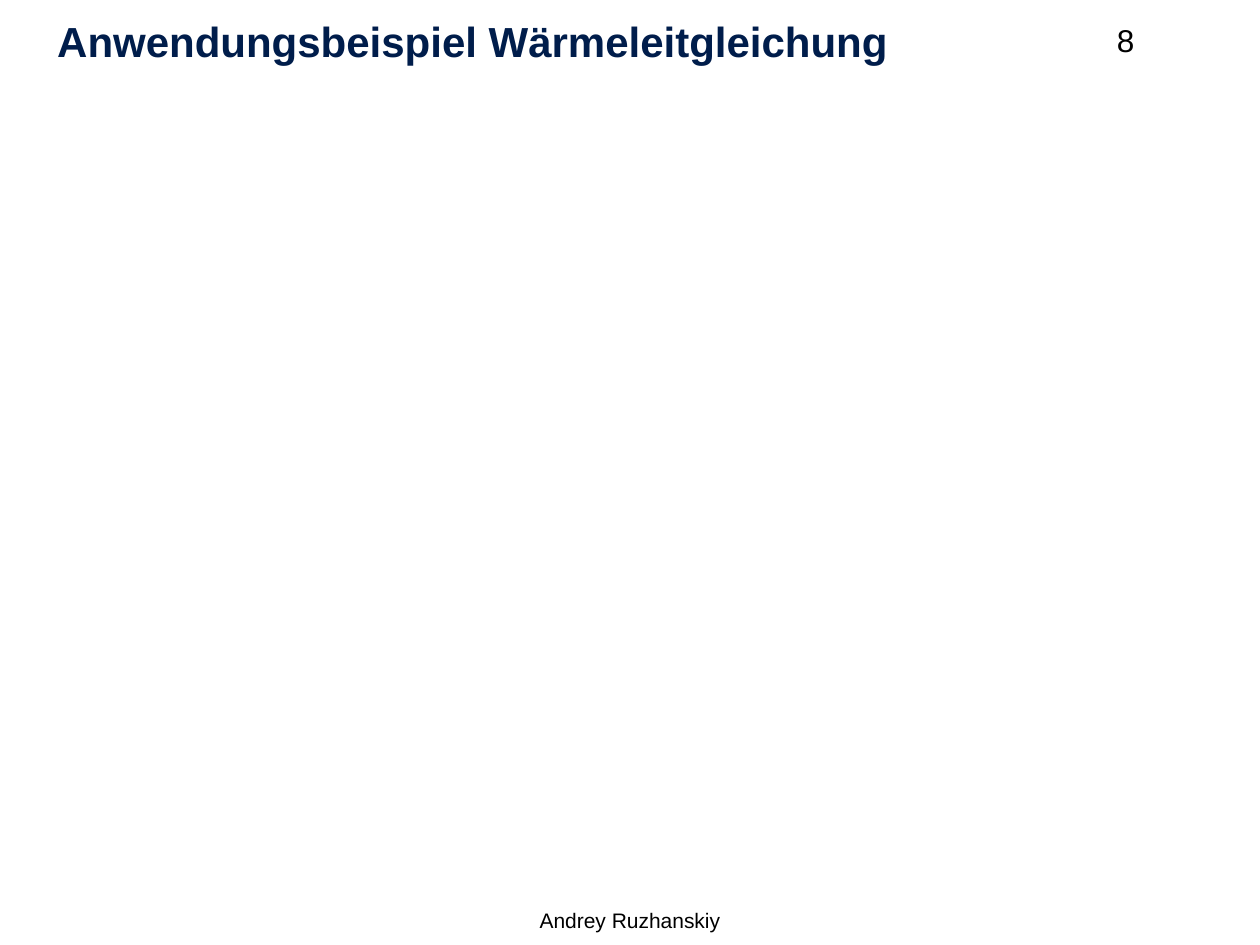
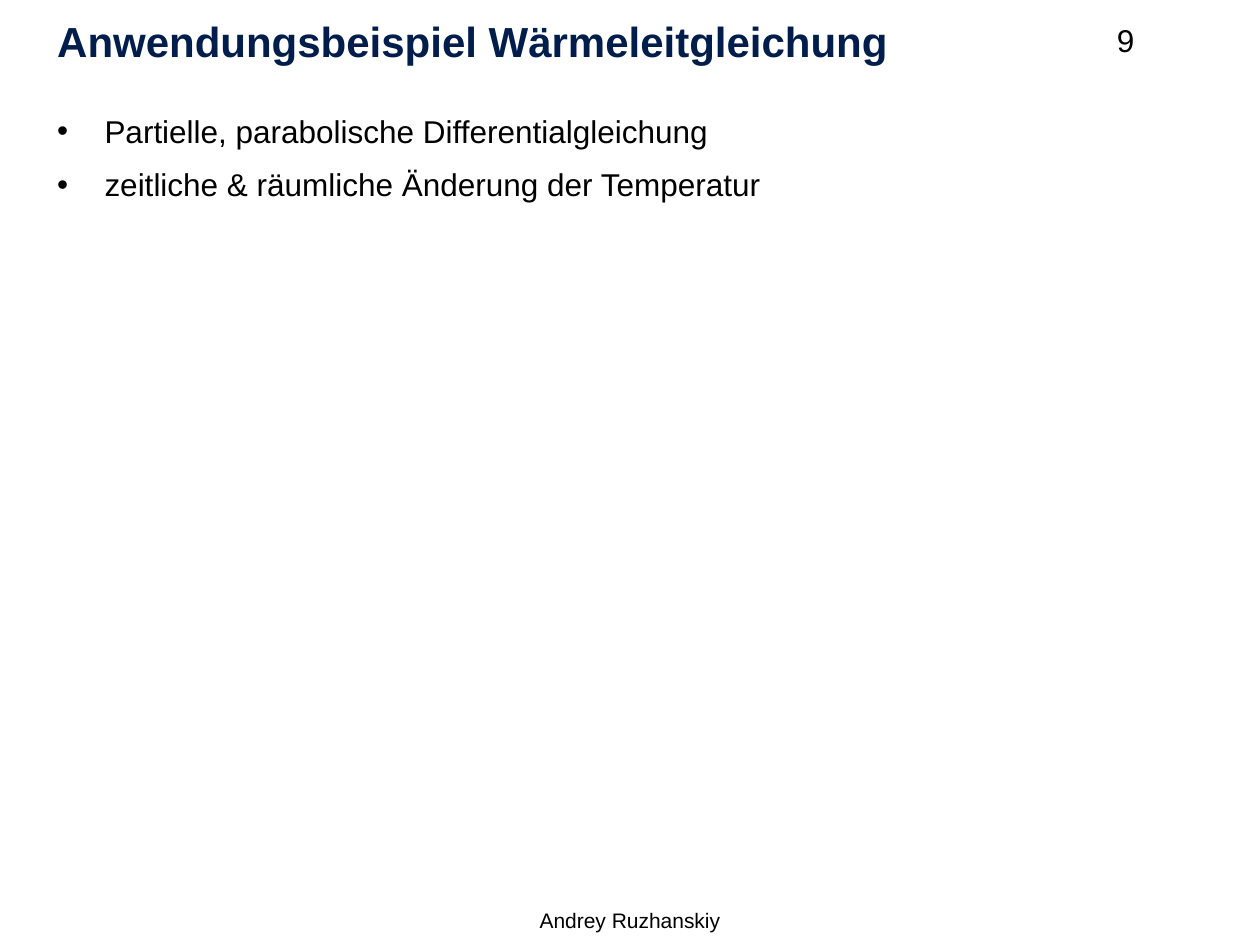
Before and after one commit to Setahero/HPC_Kokkos_HS, a slide deck: slide 9 of Hauptseminar HPC.pptx (slide 8 before the commit). Drawn at 1260x945 pixels with LibreOffice and Linux fonts; fonts in the diff are those of the drawing; background and template pictures are left out. Boxes give left, top, right and bottom in pixels: in the first picture for what was removed or moved away, otherwise in the second. Text is boxed around its words. In the diff, an @@ line names an element or a change of style, - is before the commit and + after.

```diff
--- a/Hauptseminar HPC.pptx
+++ b/Hauptseminar HPC.pptx
@@ page number at box(1117, 30, 1135, 53): text changed @@
-8
+9
@@ text added at box(105, 120, 760, 202), 18 pt, text #000000 @@
+• Partielle, parabolische Differentialgleichung
+• zeitliche & räumliche Änderung der Temperatur
```
Also in this commit, not shown: 10 other slides changed, 2 slides added, 3 slides removed.
